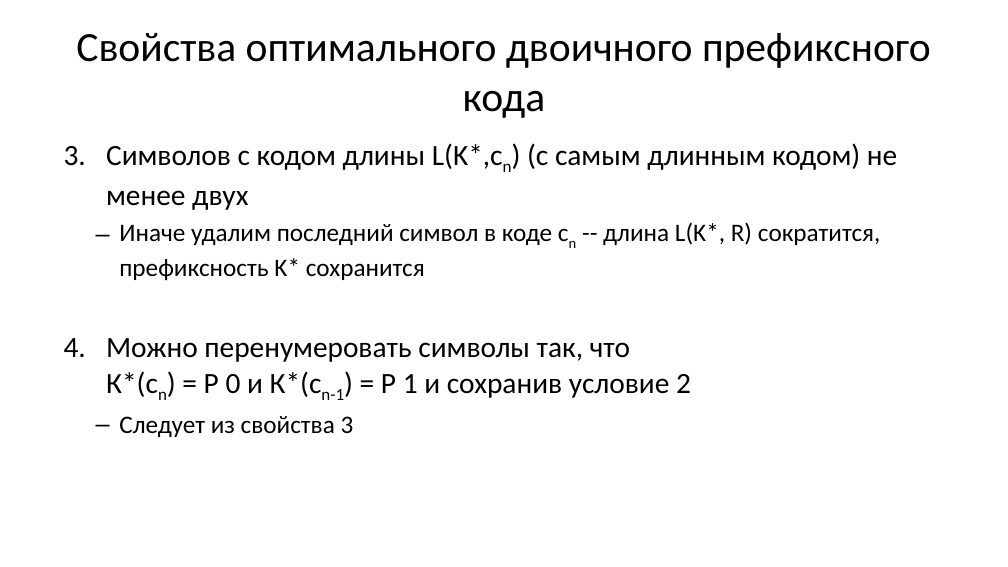
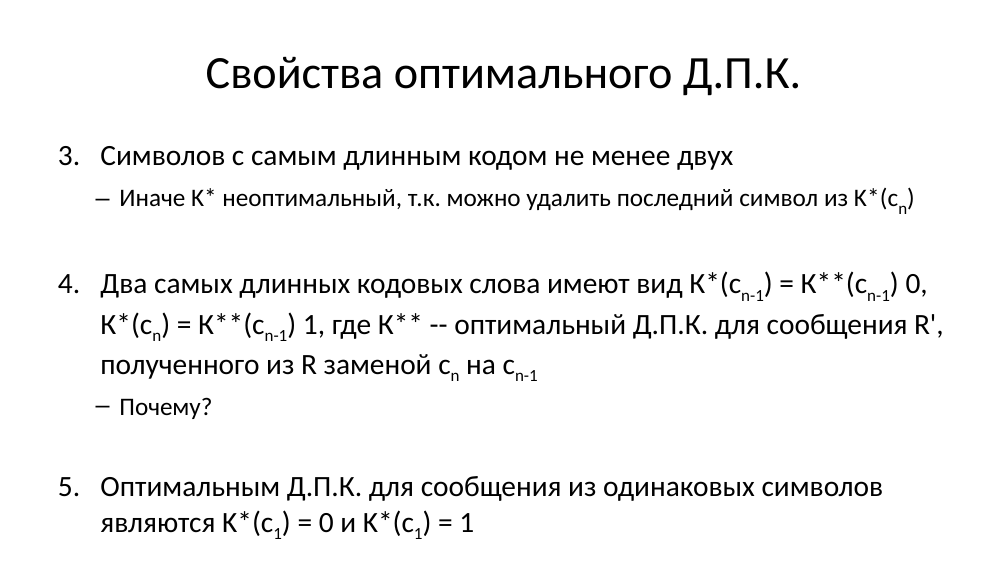
Before and after one commit to Evgueni-Petrov-aka-espetrov/Algorithms-and-Programming-in-C-pptx, a slide deck: slide 18 of 14 Кодирование.pptx (slide 20 before the commit). Drawn at 1008x567 pixels with LibreOffice and Linux fonts; fonts in the diff are those of the drawing. Boxes give left, top, right and bottom in pixels: in the first picture for what was removed or moved away, otherwise in the second. Text is boxed around its words. In the diff, an @@ line names an element or a change of style, - is before the commit and + after.

```diff
--- a/14 Кодирование.pptx
+++ b/14 Кодирование.pptx
@@ title at [206,56,801,96]: text changed; size 39.6 to 44 pt @@
-Свойства оптимального двоичного префиксного кода
+Свойства оптимального Д.П.К.
@@ text at [100,146,944,539]: text changed @@
-3. Символов с кодом длины L(K*,сn) (с самым длинным кодом) не менее двух
-  – Иначе удалим последний символ в коде сn -- длина L(K*, R) сократится, префиксность K* сохранится
-4. Можно перенумеровать символы так, что
-   К*(сn) = P 0 и К*(сn-1) = P 1 и сохранив условие 2
-  – Следует из свойства 3
+3. Символов с самым длинным кодом не менее двух
+  – Иначе K* неоптимальный, т.к. можно удалить последний символ из K*(сn)
+4. Два самых длинных кодовых слова имеют вид К*(сn-1) = К**(сn-1) 0, К*(сn) = К**(сn-1) 1, где К** -- оптимальный Д.П.К. для сообщения R', полученного из R заменой сn на сn-1
+  – Почему?
+5. Оптимальным Д.П.К. для сообщения из одинаковых символов являются K*(c1) = 0 и K*(c1) = 1
```
Also in this commit, not shown: 17 other slides changed, 5 slides added, 10 slides removed.
